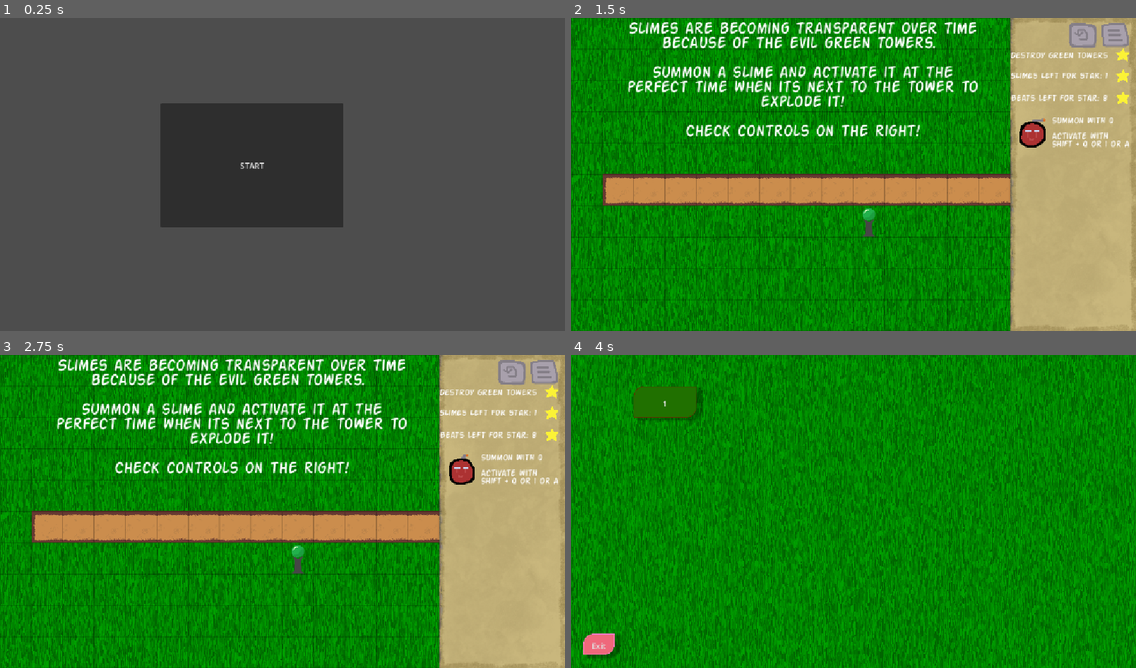
Above: before the commit, frames 1-4 (two rows, left to right).
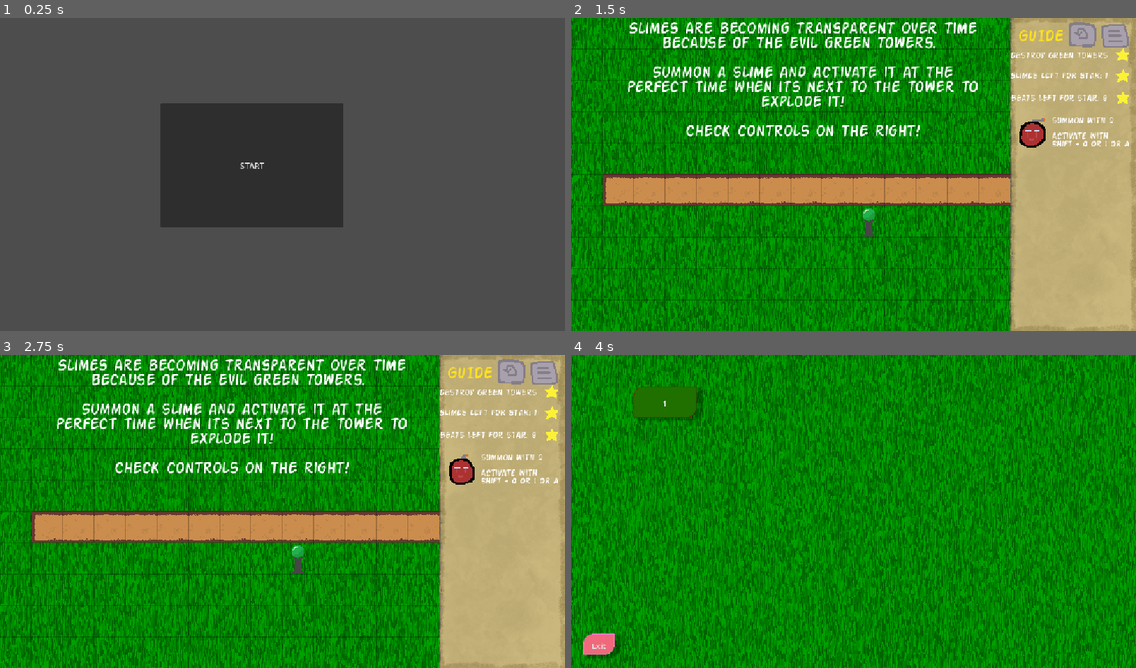
Above: after the commit, the same moments.

Repository: PeanutPiglet/SlimeTiming
Game: Godot game, scene res://levels/level_host.tscn
Two runs of this game, one before a commit and one after it. Both use one fixed random seed, a clock stepped at 60 frames per second and the inputs below.
Inputs (mouse positions are in pixels of both pictures, inside the frame that each line leads up to; where the layout moved, square brackets give the same spot in the first picture):
- Up to frame 1 (0.25 s): no input
- Up to frame 2 (1.5 s): click "START" at 0.5 s; click (1085, 33) at 1.25 s
- Up to frame 3 (2.75 s): click (514, 370) at 2 s
- Up to frame 4 (4 s): click (1085, 370) at 2.75 s; click (1113, 373) [1113, 370] at 3.5 s

The runs differ from the first frame. In frame 1, less than 0.1% of the frame differs, in the area x 42-47%, y 46-49%; in frame 2, 5.8%, in the area x 0-99%, y 0-100%; in frame 3, 5.8%; in frame 4, 2.7%.

Commit message:
fix: key bindings and scroll

Diff:
--- a/common/sidebar.tscn
+++ b/common/sidebar.tscn
@@ -7,6 +7,7 @@
 [ext_resource type="PackedScene" uid="uid://bptm7hqg0phtd" path="res://levels/menus/restart_button.tscn" id="3_6t1vi"]
 [ext_resource type="Theme" uid="uid://bennoirdf5pl2" path="res://font/Action.tres" id="4_i141i"]
 [ext_resource type="Texture2D" uid="uid://vx7pbrei3j5l" path="res://assets/stars.png" id="5_ksp2n"]
+[ext_resource type="FontFile" uid="uid://do3ekmvsagx75" path="res://font/Action_Man.ttf" id="8_e7nbm"]
 
 [sub_resource type="AtlasTexture" id="AtlasTexture_so385"]
 atlas = ExtResource("2_cvd14")
@@ -116,15 +117,15 @@
 
 [node name="Burger" parent="." unique_id=1089059563 instance=ExtResource("2_e7nbm")]
 offset_left = 54.0
-offset_top = -317.0
+offset_top = -315.0
 offset_right = 118.0
-offset_bottom = -253.0
+offset_bottom = -251.0
 
 [node name="RestartButton" parent="." unique_id=1522297315 instance=ExtResource("3_6t1vi")]
-offset_left = -11.0
-offset_top = -318.0
-offset_right = 53.0
-offset_bottom = -254.0
+offset_left = -12.0
+offset_top = -319.0
+offset_right = 52.0
+offset_bottom = -255.0
 
 [node name="Sidebar1" type="Sprite2D" parent="." unique_id=1213862611]
 texture = ExtResource("1_ksp2n")
@@ -246,5 +247,19 @@
 scale = Vector2(0.5, 0.5)
 sprite_frames = SubResource("SpriteFrames_n2rqo")
 
+[node name="RichTextLabel" type="RichTextLabel" parent="." unique_id=601889326]
+offset_left = -112.0
+offset_top = -296.0
+offset_right = 6.945709
+offset_bottom = -256.0
+theme_override_colors/default_color = Color(1, 0.8826667, 0.120000005, 1)
+theme_override_fonts/normal_font = ExtResource("8_e7nbm")
+theme_override_font_sizes/normal_font_size = 35
+theme_override_font_sizes/bold_font_size = 21
+theme_override_font_sizes/bold_italics_font_size = 21
+theme_override_font_sizes/italics_font_size = 21
+theme_override_font_sizes/mono_font_size = 21
+text = "GUIDE"
+
 [connection signal="pressed" from="Burger" to="." method="_on_burger_pressed"]
 [connection signal="pressed" from="RestartButton" to="." method="_on_restart_button_pressed"]
--- a/project.godot
+++ b/project.godot
@@ -118,6 +118,7 @@
 
 [rendering]
 
+textures/canvas_textures/default_texture_filter=0
 rendering_device/driver.windows="d3d12"
 renderer/rendering_method="gl_compatibility"
 renderer/rendering_method.mobile="gl_compatibility"
--- a/scripts/popup.gd
+++ b/scripts/popup.gd
@@ -8,12 +8,13 @@
 
 # Called every frame. 'delta' is the elapsed time since the previous frame.
 func _process(delta: float) -> void:
-	if Input.is_action_just_pressed("next_level"):
-		_on_next_pressed()
-	elif Input.is_action_just_pressed("previous_level"):
-		_on_previous_pressed()
-	#elif Input.is_action_just_pressed("restart"):
-		#_on_restart_pressed()
+	if self.visible:
+		if Input.is_action_just_pressed("next_level"):
+			_on_next_pressed()
+		elif Input.is_action_just_pressed("previous_level"):
+			_on_previous_pressed()
+		#elif Input.is_action_just_pressed("restart"):
+			#_on_restart_pressed()
 
 func activate() -> void:
 	self.position = _get_viewport_center();
@@ -67,8 +68,9 @@
 	get_tree().current_scene.next_level()
 
 func _on_previous_pressed() -> void:
-	self.deactivate()
-	get_tree().current_scene.previous_level()
+	if get_tree().current_scene.current_level > 0:
+		self.deactivate()
+		get_tree().current_scene.previous_level()
 
 func _get_viewport_center() -> Vector2:
 	#var scale : Vector2 = transform.get_scale()
